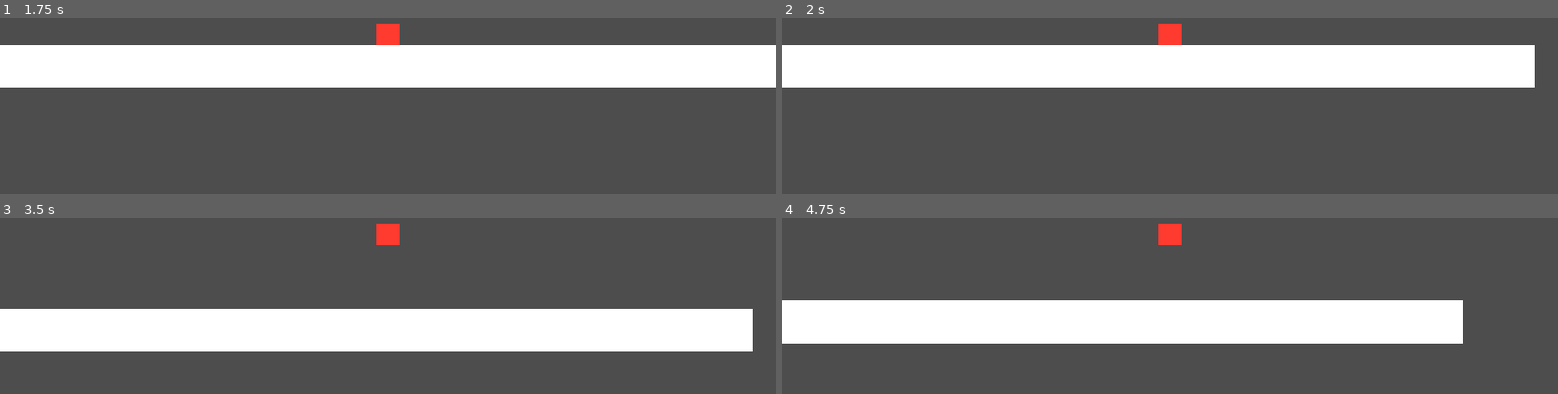
Above: before the commit, frames 1-4 (two rows, left to right).
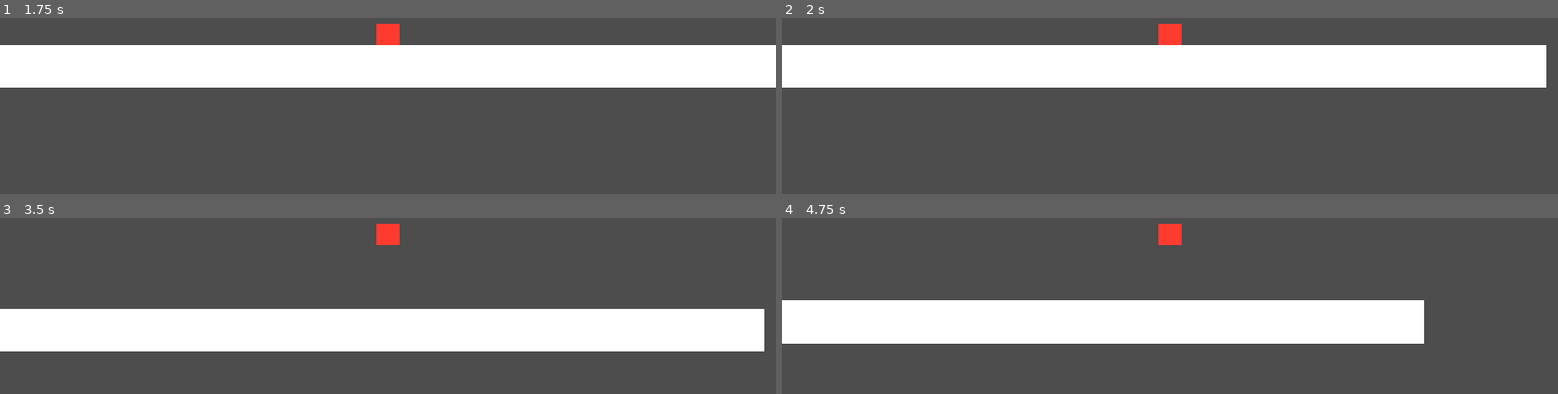
Above: after the commit, the same moments.

Repository: 0xBrandon/feelbox
Game: Godot game, scene res://world.tscn
Same seed, same stepped clock (60 frames per second), same inputs: the game is played once before the commit and once after it.
Inputs:
- Up to frame 1 (1.75 s): hold D (move_right) from 0.53 s (still down); tap Space (jump) at 0.77, 1.52 s
- Up to frame 2 (2 s): keep holding D (move_right)
- Up to frame 3 (3.5 s): release D (move_right) at 2.03 s; hold A (move_left) 2.03-2.78 s; tap Enter at 2.75 s; hold D (move_right) from 2.78 s (still down); tap Space (jump) at 3.02 s
- Up to frame 4 (4.75 s): tap Space (jump) at 3.77, 4.52 s; release D (move_right) at 4.28 s; hold A (move_left) from 4.28 s (still down)

Frame 1 is identical in both runs. In frame 2, 0.4% of the frame differs, in the area x 97-99%, y 15-40%; in frame 3, 0.4%; in frame 4, 1.2%, in the area x 82-88%, y 46-72%.

Commit message:
✨ feat: acceleration and friction

Diff:
--- a/player.gd
+++ b/player.gd
@@ -1,21 +1,28 @@
 extends CharacterBody2D
 
-const SPEED         := 300.0
+const MAX_SPEED    := 300.0
+const ACCEL        := 2200.0   # how fast you reach top speed on the ground
+const FRICTION     := 2600.0   # how fast you stop on the ground
+const AIR_ACCEL    := 1500.0   # less control in the air...
+const AIR_FRICTION := 320.0    # ...and you barely slow down up there
+
 const JUMP_VELOCITY := -520.0
 const GRAVITY       := 1400.0
 
 
 func _physics_process(delta: float) -> void:
-	# Gravity, every frame, always.
 	velocity.y += GRAVITY * delta
 
-	# Horizontal: instantly on, instantly off. This is the part that feels bad.
 	var direction := Input.get_axis("move_left", "move_right")
-	velocity.x = direction * SPEED
+	var accel     := ACCEL if is_on_floor() else AIR_ACCEL
+	var friction  := FRICTION if is_on_floor() else AIR_FRICTION
 
-	# Jump: one fixed impulse, only from the ground.
+	if direction != 0.0:
+		velocity.x = move_toward(velocity.x, direction * MAX_SPEED, accel * delta)
+	else:
+		velocity.x = move_toward(velocity.x, 0.0, friction * delta)
+
 	if Input.is_action_just_pressed("jump") and is_on_floor():
 		velocity.y = JUMP_VELOCITY
 
-	# Applies velocity, handles collision. Godot does the hard part.
 	move_and_slide()
